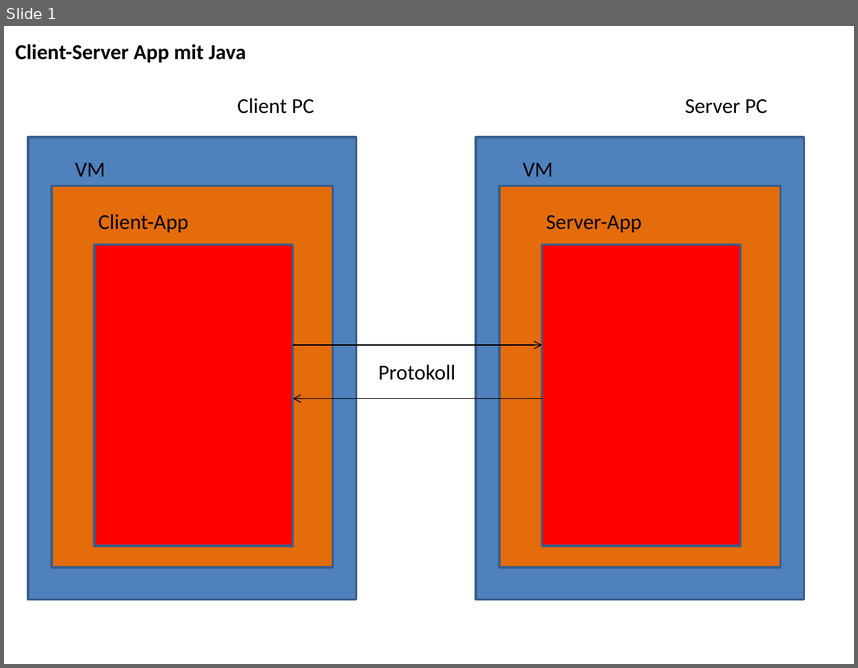
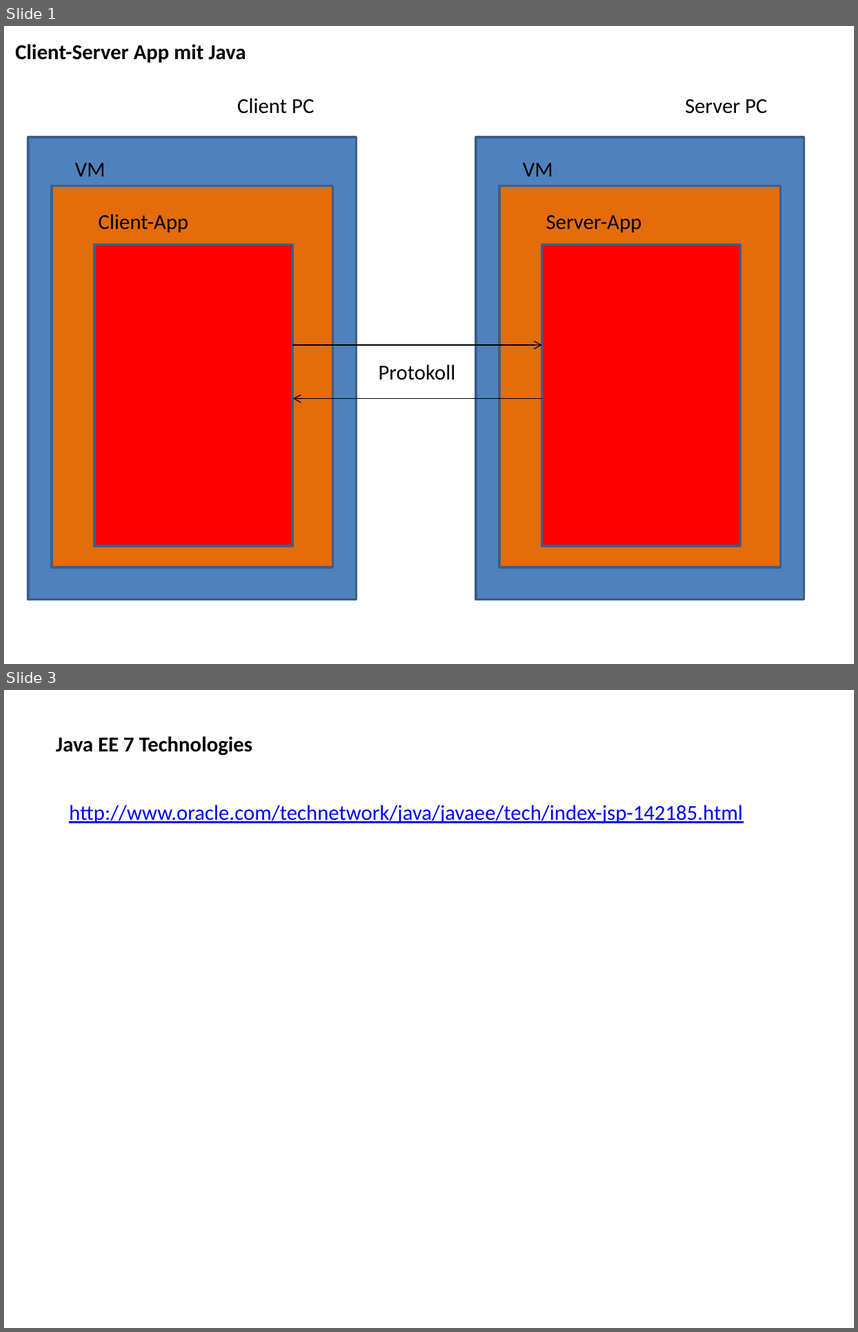
Before and after one commit to ccjavad/wcd_114058, a slide deck: Diagramme/WebApp.pptx. Shown one above the other, each under a label of ours: slide 1 before the commit, slides 1 and 3 after it; the slides between them are not shown. The pictures are 858x668 and 858x1332 pixels, drawn with LibreOffice and Linux fonts; fonts in the diff are those of the drawing. Boxes give left, top, right and bottom in pixels: in the first picture for what was removed or moved away, otherwise in the second. Text is boxed around its words. In the diff, an @@ line names an element or a change of style, - is before the commit and + after.

```diff
--- a/Diagramme/WebApp.pptx
+++ b/Diagramme/WebApp.pptx
@@ slide 3 added at [4, 690, 854, 1328], background #FFFFFF @@
@@ text added at [56, 736, 252, 756], 18 pt, text #000000, bold @@
+Java EE 7 Technologies
@@ text added at [69, 805, 742, 824], 18 pt, text #0000FF, underline @@
+http://www.oracle.com/technetwork/java/javaee/tech/index-jsp-142185.html
```
Also in this commit, not shown: 1 slide changed, 13 other files.
